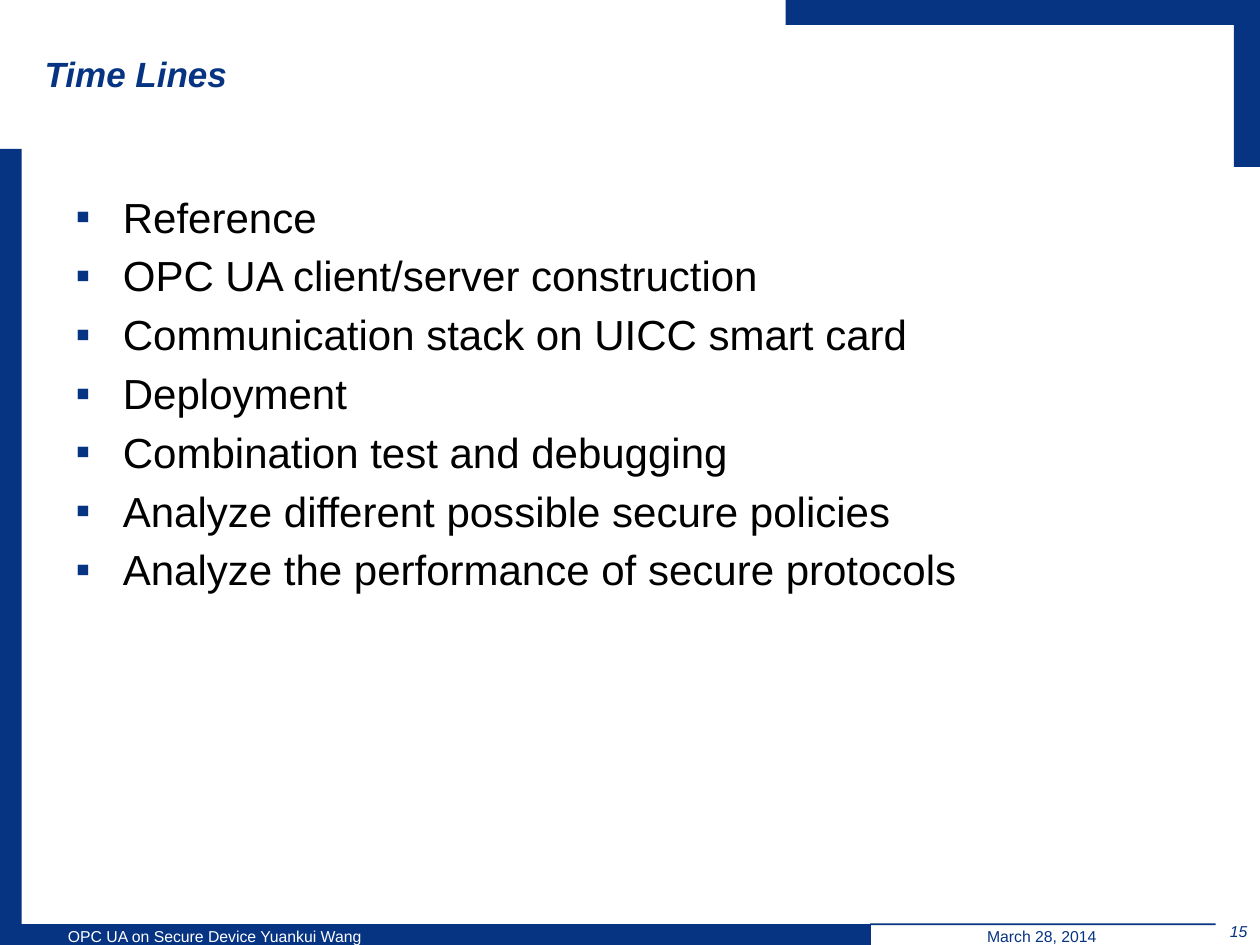
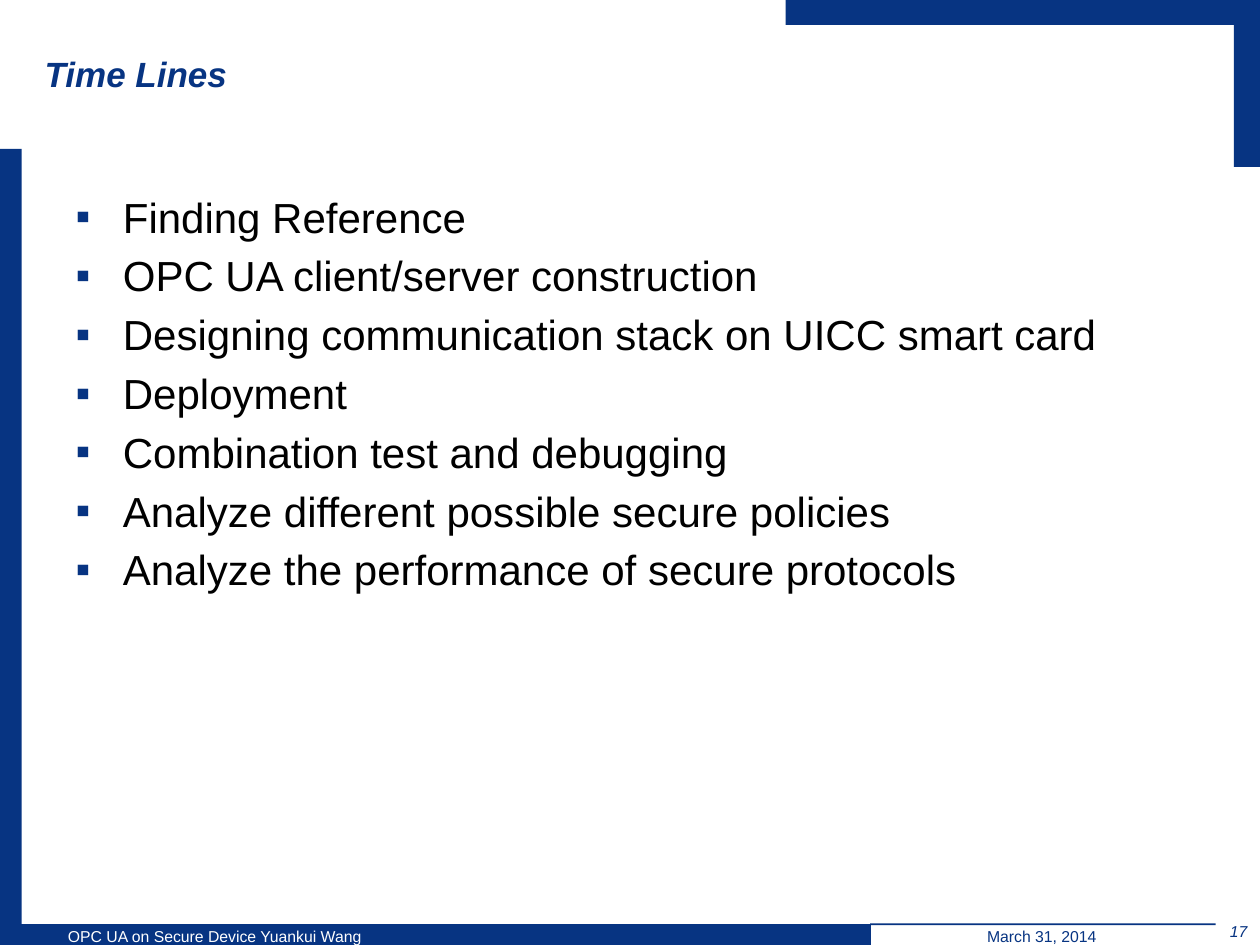
Before and after one commit to wsuetholz/opc-ua-wangyk-upb-morpho, a slide deck: slide 17 of ppt/Einleitung.pptx (slide 15 before the commit). Drawn at 1260x945 pixels with LibreOffice and Linux fonts; fonts in the diff are those of the drawing; background and template pictures are left out. Boxes give left, top, right and bottom in pixels: in the first picture for what was removed or moved away, otherwise in the second. Text is boxed around its words. In the diff, an @@ line names an element or a change of style, - is before the commit and + after.

```diff
--- a/ppt/Einleitung.pptx
+++ b/ppt/Einleitung.pptx
@@ text at [123,202,466,241]: text changed @@
-▪ Reference
+▪ Finding Reference
@@ text at [123,319,1096,359]: text changed @@
-▪ Communication stack on UICC smart card
+▪ Designing communication stack on UICC smart card
@@ page number at [1230,926,1248,937]: text changed @@
-15
+17
@@ text at [987,930,1096,944]: text changed @@
-March 28, 2014
+March 31, 2014
```
Also in this commit, not shown: 14 other slides changed, 3 slides added, 1 slide removed.
